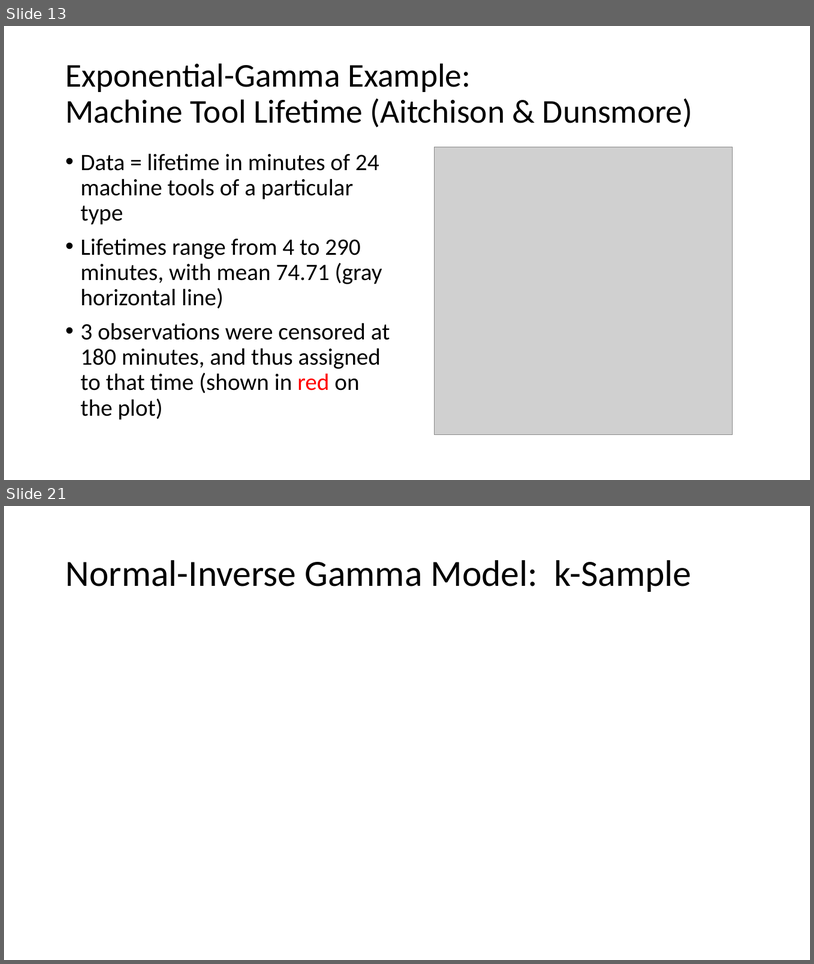
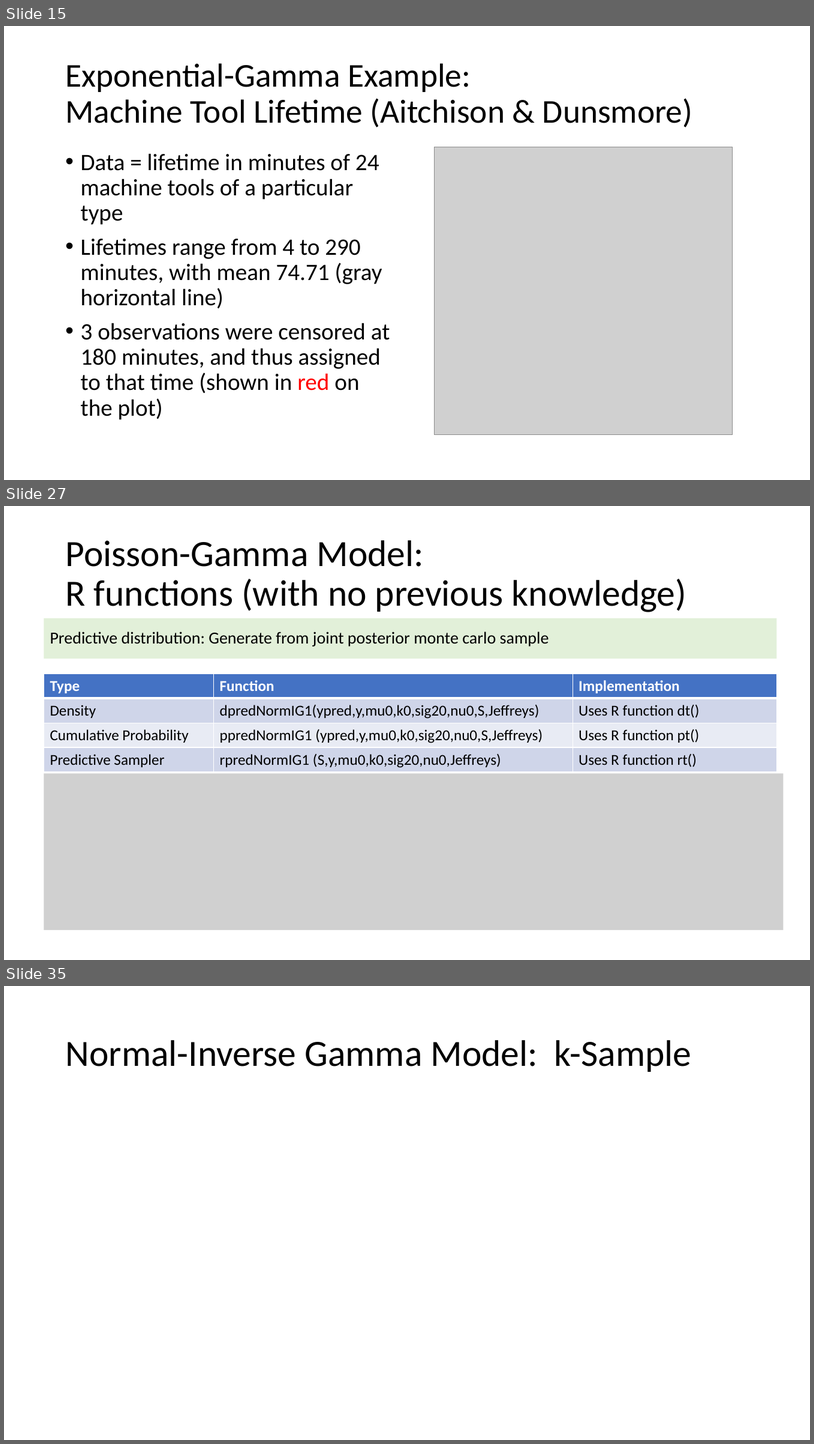
Before and after one commit to vgharris3/predictiveInference, a slide deck: Thesis_Files/ThesisDefense.pptx. Shown one above the other, each under a label of ours: slides 13 and 21 before the commit, slides 15, 27 and 35 after it; the slides between them are not shown. The pictures are 814x964 and 814x1444 pixels, drawn with LibreOffice and Linux fonts; fonts in the diff are those of the drawing; grey boxes stand for pictures. Boxes give left, top, right and bottom in pixels: in the first picture for what was removed or moved away, otherwise in the second. Text is boxed around its words. In the diff, an @@ line names an element or a change of style, - is before the commit and + after.

Commit message:
presentation through NormIG2

```diff
--- a/Thesis_Files/ThesisDefense.pptx
+++ b/Thesis_Files/ThesisDefense.pptx
@@ slide 27 added at (x1=4, y1=506, x2=810, y2=960), background #FFFFFF @@
@@ title added at (x1=65, y1=540, x2=687, y2=612), 44 pt, text #000000 @@
+Poisson-Gamma Model:
+R functions (with no previous knowledge)
@@ text added at (x1=44, y1=618, x2=777, y2=658), fill #E2F0D9, 20 pt, text #000000 @@
+Predictive distribution: Generate from joint posterior monte carlo sample
@@ table added at (x1=44, y1=673, x2=778, y2=772), 4 rows, 3 columns @@
+Type | Function | Implementation
+Density | dpredNormIG1(ypred,y,mu0,k0,sig20,nu0,S,Jeffreys) | Uses R function dt()
+Cumulative Probability | ppredNormIG1 (ypred,y,mu0,k0,sig20,nu0,S,Jeffreys) | Uses R function pt()
+Predictive Sampler | rpredNormIG1 (S,y,mu0,k0,sig20,nu0,Jeffreys) | Uses R function rt()
@@ picture added at (x1=44, y1=774, x2=784, y2=930) @@
@@ what was slide 13 is now slide 15 @@
@@ what was slide 21 is now slide 35 @@
```
Also in this commit, not shown: 11 slides changed, 13 other slides added, 8 other files.
